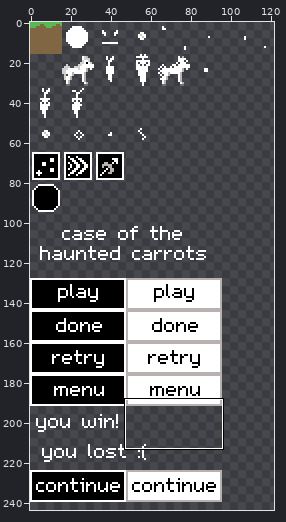
One commit to this pixel-art file: tex/tiles.aseprite. Above: a wide view before the commit, with the close-up outlined.
Close-up. As it was:
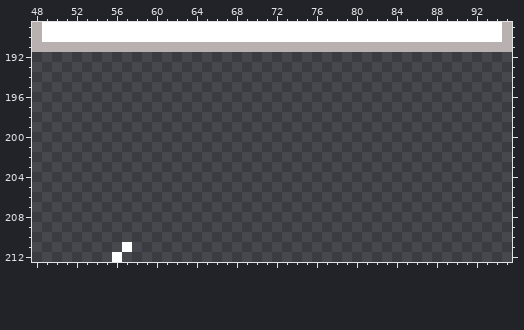
256x256 pixels, 1 frame. Shown: x 48..95, y 189..212. The wide view leaves out empty margins.
After:
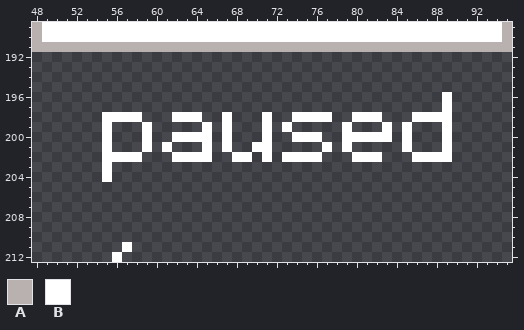
Palette (. is transparent): A #b9b0b0  B #ffffff
Change:
--- layer "Layer 1"
@@ x 48..95 @@
 195 ................................................
-196 ................................................
-197 ................................................
-198 ................................................
-199 ................................................
-200 ................................................
-201 ................................................
-202 ................................................
-203 ................................................
-204 ................................................
+196 .........................................B......
+197 .........................................B......
+198 .......BBBB...BBB..B...B..BBBB..BBB...BBBB......
+199 .......B...B.....B.B...B.B.....B...B.B...B......
+200 .......B...B..BBBB.B...B..BBB..BBBBB.B...B......
+201 .......B...B.B...B.B..BB.....B.B.....B...B......
+202 .......BBBB...BBBB..BB.B.BBBB...BBB...BBBB......
+203 .......B........................................
+204 .......B........................................
 205 ................................................
Changed places in both close-ups, as pixel boxes (x1, y1, x2, y2):
added: (102, 92, 452, 182)
